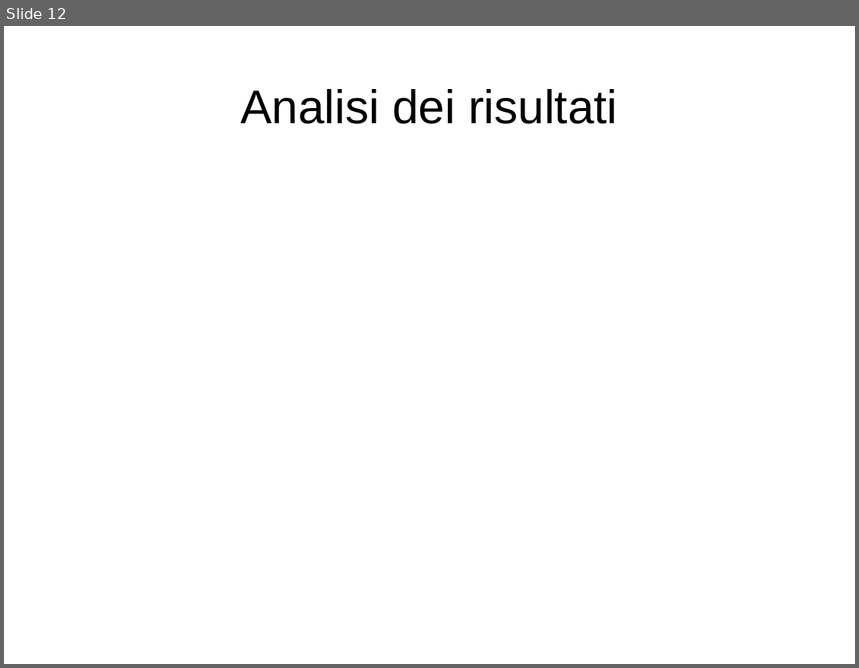
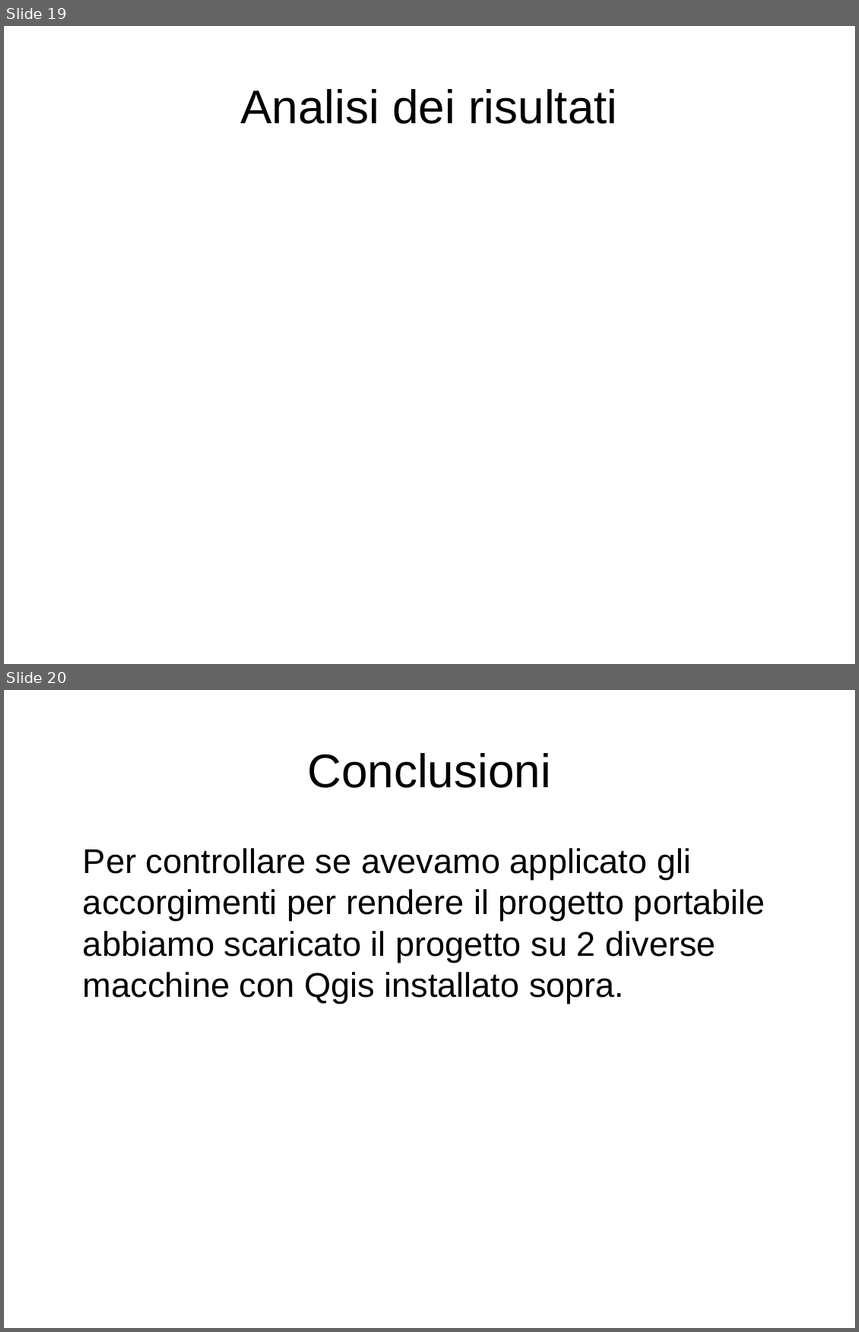
Before and after one commit to MascioSpam/esame_bdt, a slide deck: relazione.odp. Shown one above the other, each under a label of ours: slide 12 before the commit, slides 19 and 20 after it. The pictures are 859x668 and 859x1332 pixels, drawn with LibreOffice and Linux fonts; fonts in the diff are those of the drawing. Boxes give left, top, right and bottom in pixels: in the first picture for what was removed or moved away, otherwise in the second. Text is boxed around its words. In the diff, an @@ line names an element or a change of style, - is before the commit and + after.

```diff
--- a/relazione.odp
+++ b/relazione.odp
@@ slide 20 added at box(4, 690, 855, 1328), background #FFFFFF @@
@@ title added at box(307, 753, 551, 788), 44 pt, text #000000 @@
+Conclusioni
@@ text added at box(83, 848, 766, 1003), 32 pt, text #000000 @@
+Per controllare se avevamo applicato gli accorgimenti per rendere il progetto portabile abbiamo scaricato il progetto su 2 diverse macchine con Qgis installato sopra.
@@ what was slide 12 is now slide 19 @@
```
Also in this commit, not shown: 2 slides changed, 7 other slides added, 1 slide removed, 16 other files.
